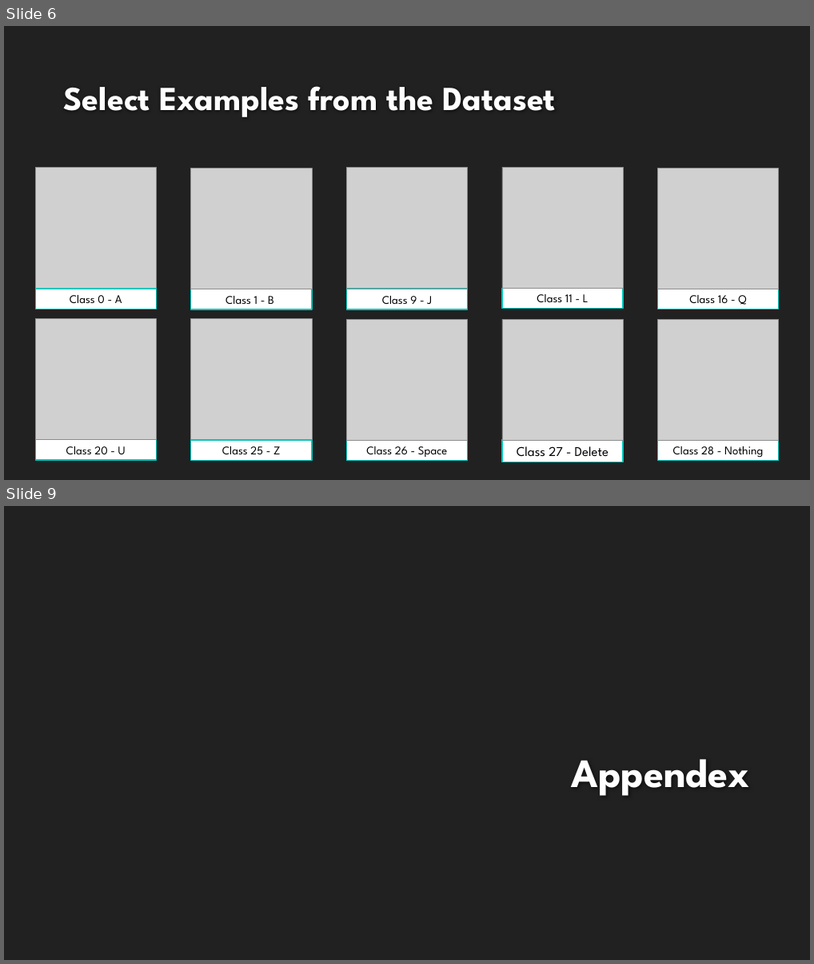
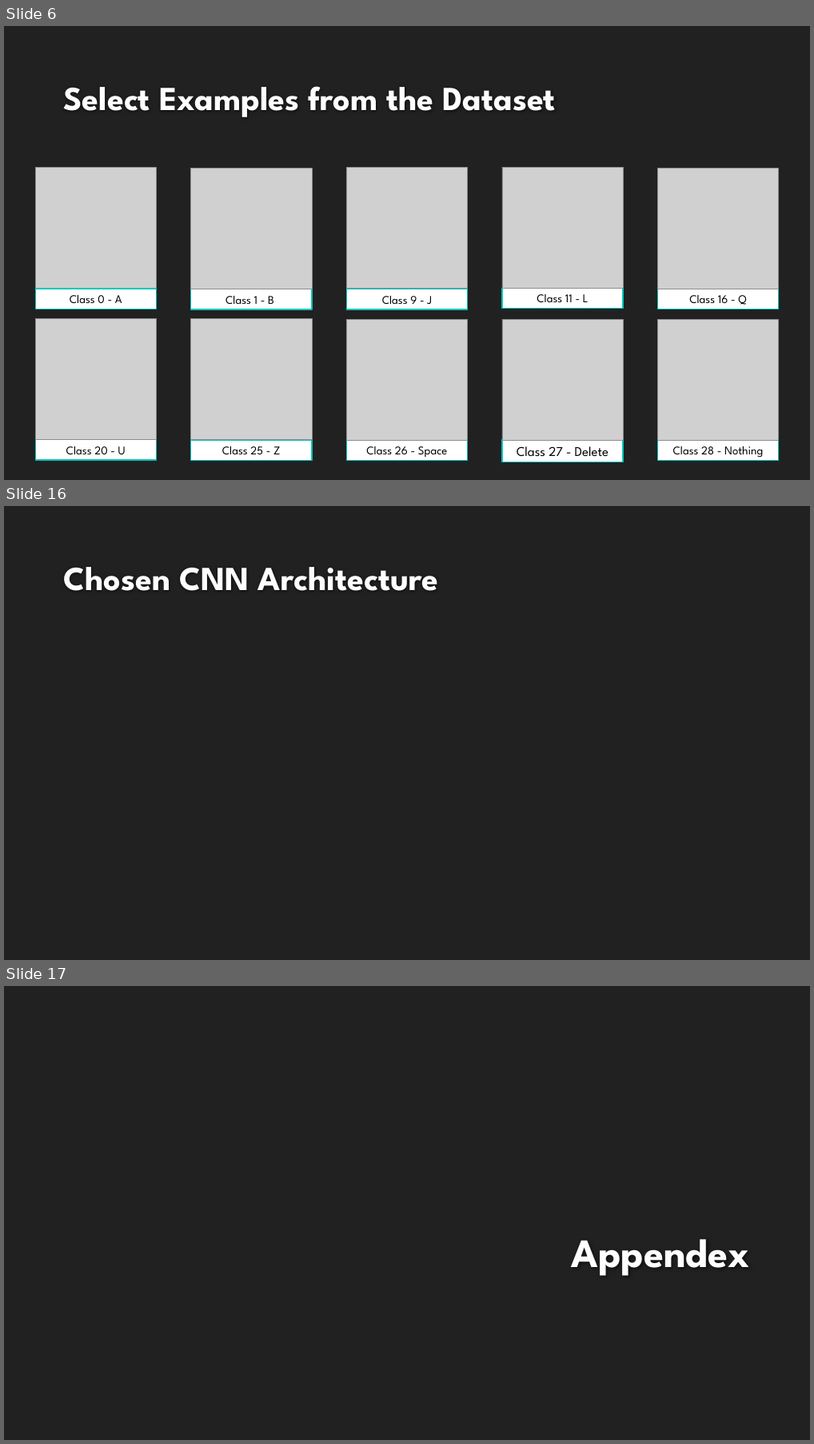
Before and after one commit to landonbuell/Buell-Masters-Project, a slide deck: milestones/BUELL_ENGR6970_Milestone04.pptx. Shown one above the other, each under a label of ours: slides 6 and 9 before the commit, slides 6, 16 and 17 after it; the slides between them are not shown. The pictures are 814x964 and 814x1444 pixels, drawn with LibreOffice and Linux fonts; fonts in the diff are those of the drawing; grey boxes stand for pictures; background and template pictures are left out. Boxes give left, top, right and bottom in pixels: in the first picture for what was removed or moved away, otherwise in the second. Text is boxed around its words. In the diff, an @@ line names an element or a change of style, - is before the commit and + after.

```diff
--- a/milestones/BUELL_ENGR6970_Milestone04.pptx
+++ b/milestones/BUELL_ENGR6970_Milestone04.pptx
@@ slide 16 added at (x1=4, y1=506, x2=810, y2=960), background #212121 @@
@@ title added at (x1=64, y1=567, x2=438, y2=591), 40 pt, text #FEFEFE, bold @@
+Chosen CNN Architecture
@@ what was slide 9 is now slide 17 @@
```
Also in this commit, not shown: 4 slides changed, 9 other slides added, 1 slide removed.
